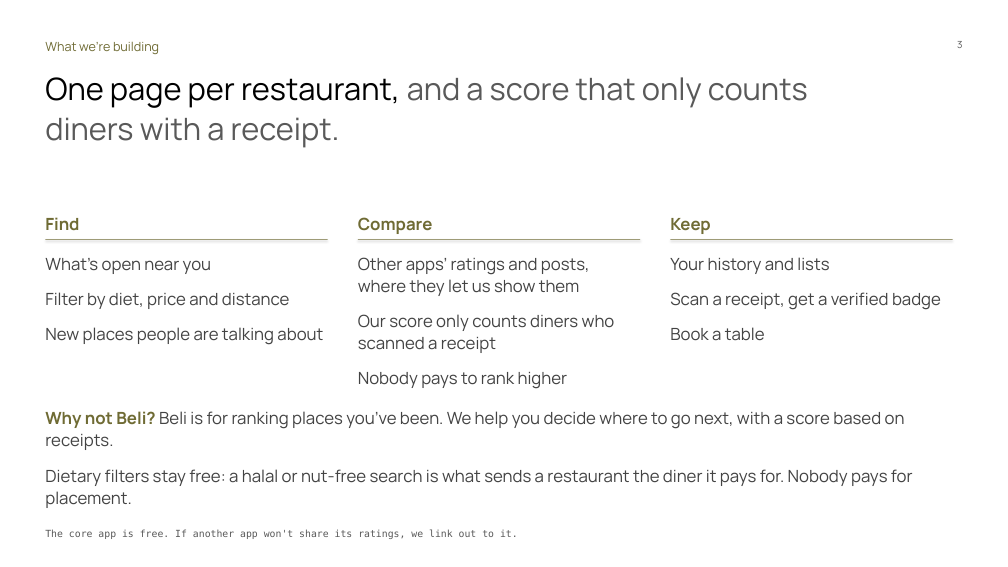
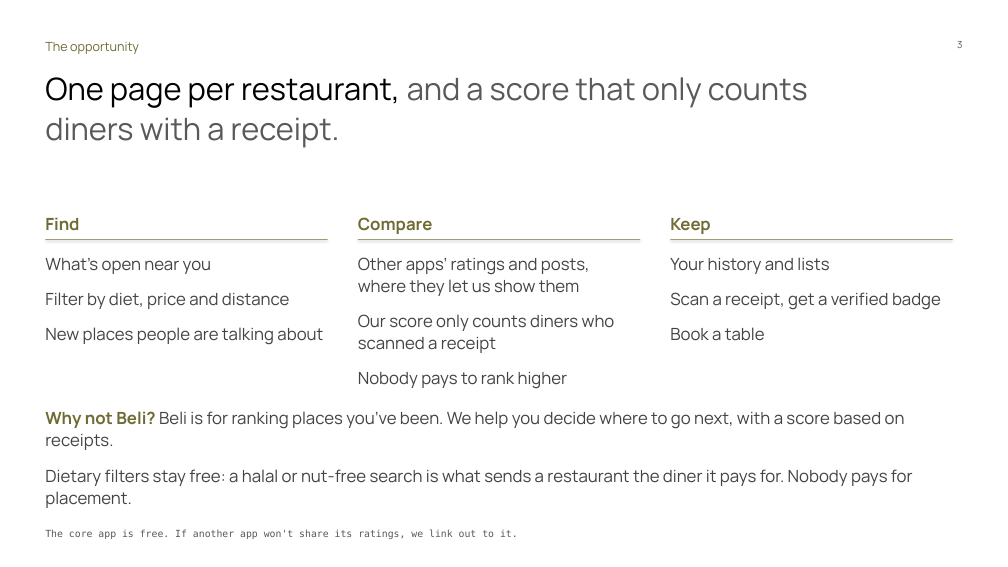
Before and after one commit to Dinguusto/Alex-s-workout-app, a slide deck: slide 3 of ENTR_4501_Gate_2_deck_readable.pptx. Drawn at 1008x567 pixels with LibreOffice and Linux fonts; fonts in the diff are those of the drawing. Boxes give left, top, right and bottom in pixels: in the first picture for what was removed or moved away, otherwise in the second. Text is boxed around its words. In the diff, an @@ line names an element or a change of style, - is before the commit and + after.

```diff
--- a/ENTR_4501_Gate_2_deck_readable.pptx
+++ b/ENTR_4501_Gate_2_deck_readable.pptx
@@ text at [45, 42, 139, 54]: text changed @@
-What we’re building
+The opportunity
```
Also in this commit, not shown: 8 other slides changed.
